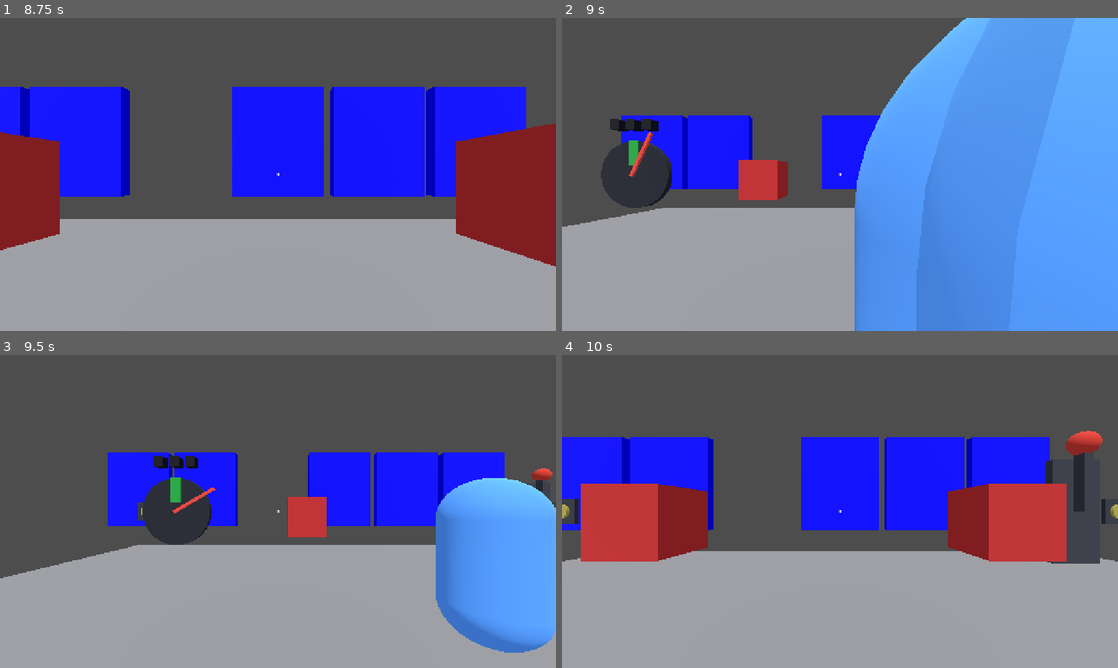
Above: before the commit, frames 1-4 (two rows, left to right).
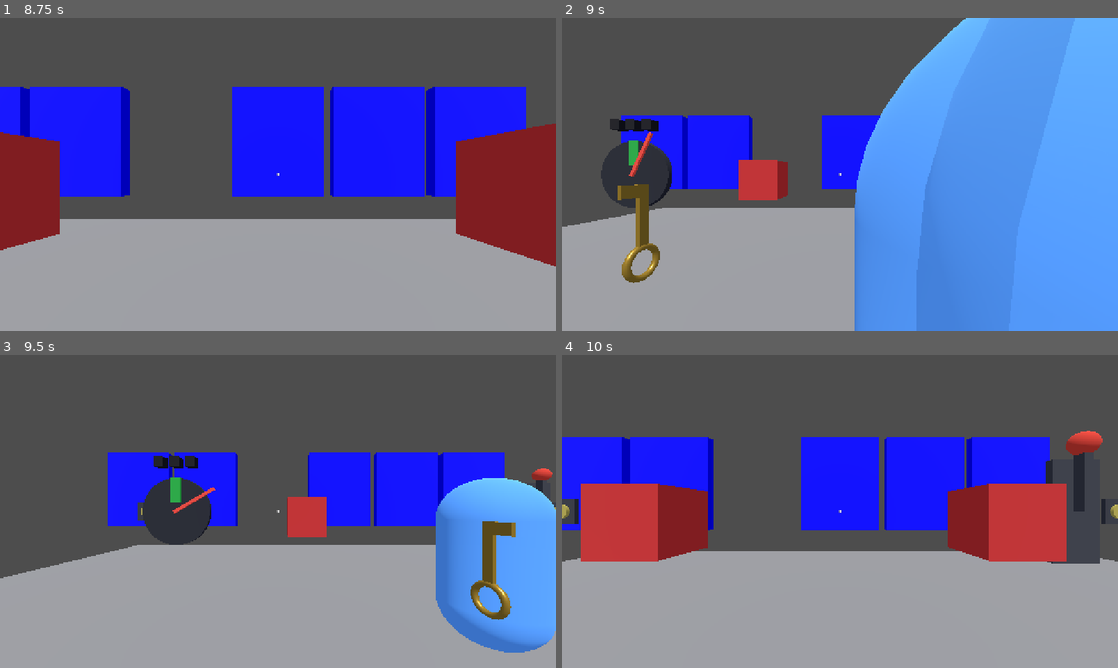
Above: after the commit, the same moments.

Repository: WasteIy/InovaJam
Game: Godot game, scene res://Game/demo.tscn
Two runs of this game, one before a commit and one after it. Both use one fixed random seed, a clock stepped at 60 frames per second and the inputs below.
Inputs (mouse positions are in pixels of both pictures, inside the frame that each line leads up to):
- Up to frame 1 (8.75 s): tap Enter at 0.5 s; move the mouse to (305, 174) at 0.52 s; hold R (rewind) 0.53-1.28 s; hold W (move_forward) 0.53-5.78 s; tap G (drop) at 0.6, 1.55, 2.1, 3.05, 4.35, 5.85, 7.55, 8.1 s; move the mouse to (250, 174) at 1.27 s; tap R (rewind) at 1.35, 6.8, 7.35 s; move the mouse to (289, 168) at 2.02 s; hold R (rewind) 2.03-2.78 s; move the mouse to (272, 180) at 2.77 s; tap E (interact) at 2.85 s; move the mouse to (316, 177) at 3.52 s; hold R (rewind) 3.53-4.28 s; move the mouse to (233, 171) at 4.27 s; move the mouse to (283, 174) at 5.02 s; hold R (rewind) 5.03-5.78 s; move the mouse to (255, 168) at 5.77 s; hold D (move_right) 5.78-6.53 s; move the mouse to (305, 174) at 6.52 s; hold E (interact) 6.53-7.28 s; hold W (move_forward) from 6.53 s (still down); move the mouse to (250, 174) at 7.27 s; move the mouse to (289, 168) at 8.02 s; hold R (rewind) from 8.03 s (still down)
- Up to frame 2 (9 s): move the mouse to (834, 180) at 8.77 s; release W (move_forward) at 8.78 s; release R (rewind) at 8.78 s; hold A (move_left) from 8.78 s (still down); tap R (rewind) at 8.85 s
- Up to frame 3 (9.5 s): keep holding A (move_left); tap G (drop) at 9.05 s
- Up to frame 4 (10 s): move the mouse to (878, 514) at 9.52 s; release A (move_left) at 9.53 s; hold W (move_forward) from 9.53 s (still down); hold R (rewind) from 9.53 s (still down); tap G (drop) at 9.6 s

Frame 1 is identical in both runs. In frame 2, 1.0% of the frame differs, in the area x 10-18%, y 53-85%; in frame 3, 1.1%, in the area x 84-93%, y 53-85%; in frame 4, nothing differs.

Commit message:
Resolve bug de permanencia da chave

Diff:
--- a/Game/Interact/key.gd
+++ b/Game/Interact/key.gd
@@ -12,6 +12,8 @@
 var holder
 var socket
 var is_temporal = false
+var is_loose = false
+var run_index = -1
 
 var _spawn_transform
 
@@ -31,13 +33,21 @@
 	if holder or socket:
 		return
 	holder = agent
+	is_loose = false
+	_refresh()
+
+func give_to(agent):
+	holder = agent
+	socket = null
+	is_loose = false
 	_refresh()
 
 func drop():
 	var forward = -holder.global_transform.basis.z
-	global_position = holder.global_position + Vector3.UP * 1.1 + forward * 0.5
-	global_rotation = Vector3(0.0, holder.rotation.y, 0.0)
+	var start = Transform3D(Basis(Vector3.UP, holder.rotation.y), holder.global_position + Vector3.UP * 1.1 + forward * 0.5)
 	holder = null
+	is_loose = true
+	_teleport(start)
 	_refresh()
 	body.linear_velocity = forward * TOSS_SPEED + Vector3.UP * TOSS_LIFT
 	body.angular_velocity = Vector3(TUMBLE, TUMBLE * 0.5, 0.0)
@@ -45,31 +55,36 @@
 func insert(into):
 	holder = null
 	socket = into
+	is_loose = false
 	_refresh()
 
 func reset_state():
 	if holder == TimeLoop.player_recorder:
-		if not is_temporal:
-			_refill_pedestal()
-			is_temporal = true
-		return
+		_hand_copy_to_player()
 	if is_temporal:
-		queue_free()
 		return
 	holder = null
 	socket = null
+	is_loose = false
+	_teleport(_spawn_transform)
 	_refresh()
-	global_transform = _spawn_transform
-	body.linear_velocity = Vector3.ZERO
-	body.angular_velocity = Vector3.ZERO
 
-func _refill_pedestal():
-	var fresh = duplicate()
-	fresh.transform = _spawn_transform
-	get_parent().add_child(fresh)
+func _teleport(target):
+	global_transform = target
+	PhysicsServer3D.body_set_state(get_rid(), PhysicsServer3D.BODY_STATE_TRANSFORM, target)
+	PhysicsServer3D.body_set_state(get_rid(), PhysicsServer3D.BODY_STATE_LINEAR_VELOCITY, Vector3.ZERO)
+	PhysicsServer3D.body_set_state(get_rid(), PhysicsServer3D.BODY_STATE_ANGULAR_VELOCITY, Vector3.ZERO)
+
+func _hand_copy_to_player():
+	var copy = duplicate()
+	get_parent().add_child(copy)
+	copy.is_temporal = true
+	copy.run_index = TimeLoop.past_recordings.size()
+	copy.holder = TimeLoop.player_recorder
+	copy._refresh()
 
 func _refresh():
 	var carried = holder != null or socket != null
 	visible = socket != null or holder == null
-	body.freeze = carried
+	body.freeze = carried or not is_loose
 	collision.set_deferred("disabled", carried)
--- a/Game/Time Loop/time_loop_manager.gd
+++ b/Game/Time Loop/time_loop_manager.gd
@@ -43,6 +43,9 @@
 		clone_container.add_child(clone)
 		clone.load_recording(frames)
 		active_clones.append(clone)
+	for key in get_tree().get_nodes_in_group("keys"):
+		if key.is_temporal and key.run_index >= 0 and key.run_index < active_clones.size():
+			key.give_to(active_clones[key.run_index])
 	player_recorder.reset_to_spawn()
 	current_tick = 0
 
